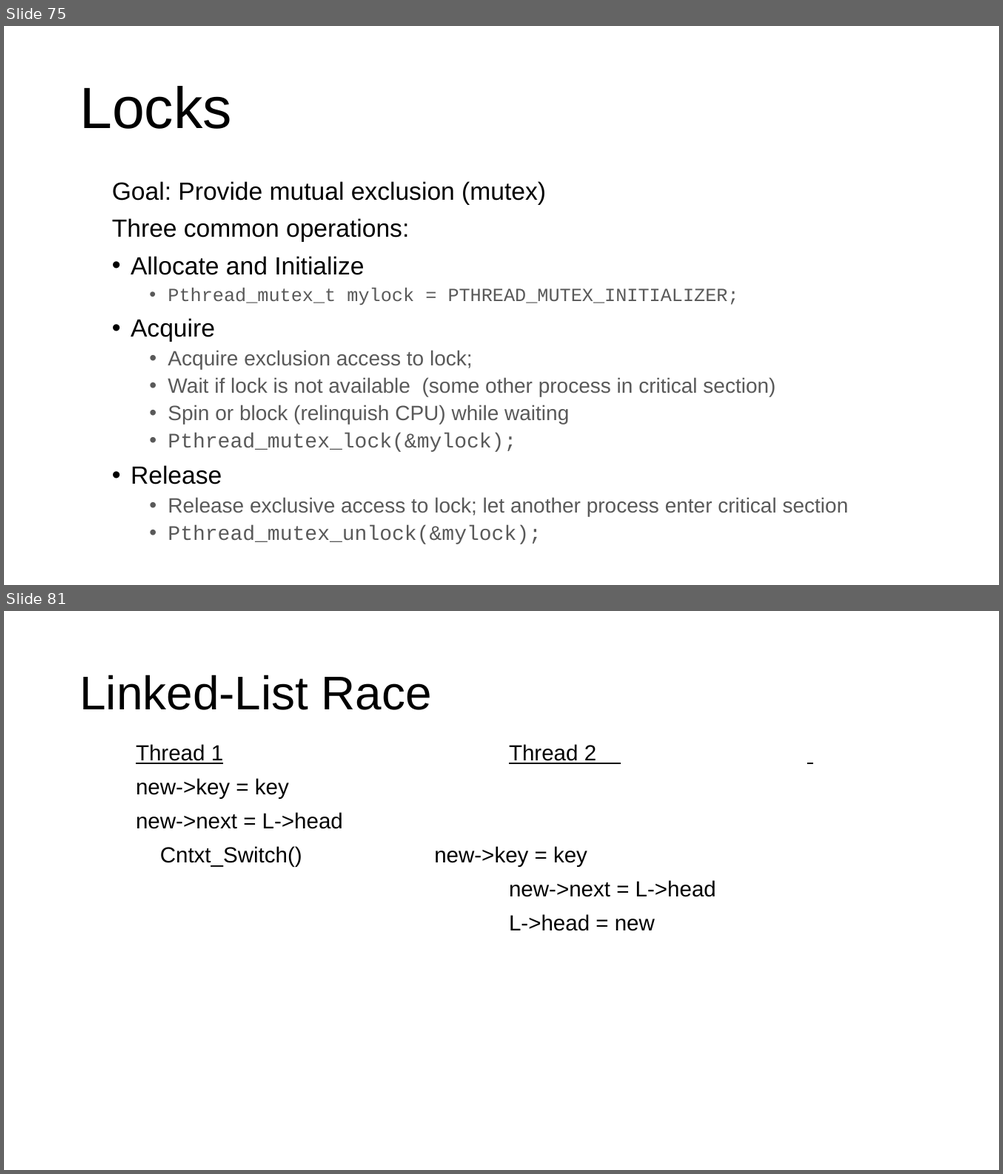
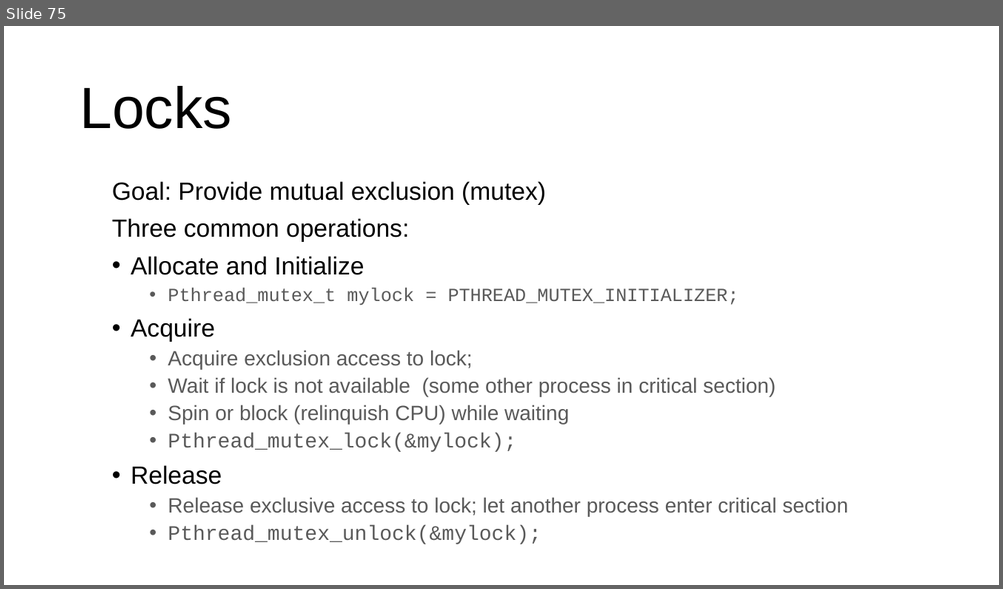
Before and after one commit to ngsrinivas/coursegen, a slide deck: ex/416-F23/staging/416-F23/lectures/09-concurrency.pptx. Shown one above the other, each under a label of ours: slides 75 and 81 before the commit, slide 75 after it; the slides between them are not shown. The pictures are 1003x1174 and 1003x589 pixels, drawn with LibreOffice and Linux fonts; fonts in the diff are those of the drawing. Boxes give left, top, right and bottom in pixels: in the first picture for what was removed or moved away, otherwise in the second. Text is boxed around its words. In the diff, an @@ line names an element or a change of style, - is before the commit and + after.

```diff
--- a/ex/416-F23/staging/416-F23/lectures/09-concurrency.pptx
+++ b/ex/416-F23/staging/416-F23/lectures/09-concurrency.pptx
@@ slide 81 removed at <box>4,611,999,1170</box>, background #FFFFFF @@
@@ title removed at <box>79,675,432,710</box> @@
-Linked-List Race
@@ text removed at <box>136,744,716,931</box> @@
-Thread 1 Thread 2
-new->key = key
-new->next = L->head
-Cntxt_Switch() new->key = key
-new->next = L->head
-L->head = new
```
Also in this commit, not shown: 46 other slides removed, 4 other files.
